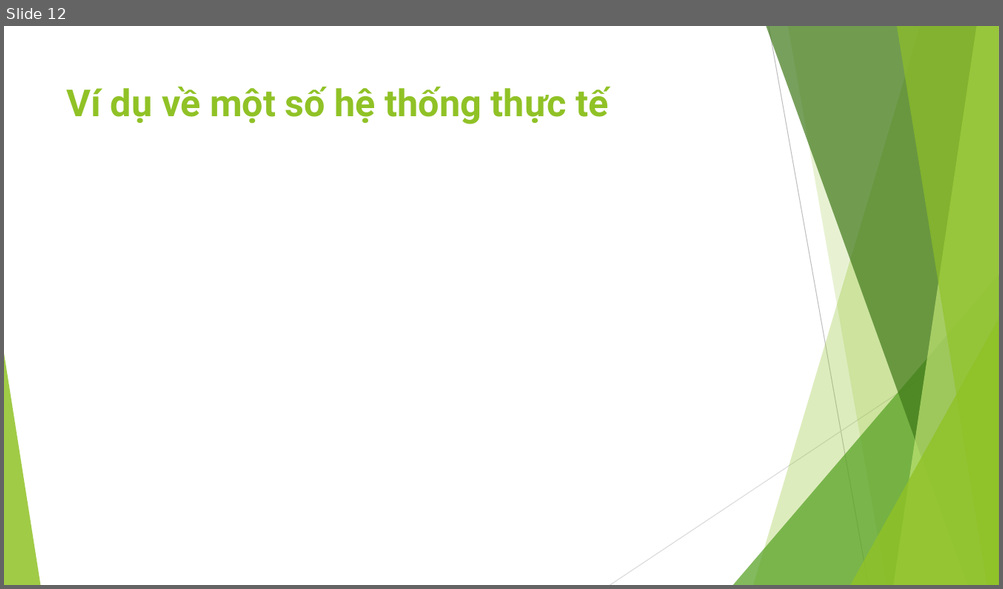
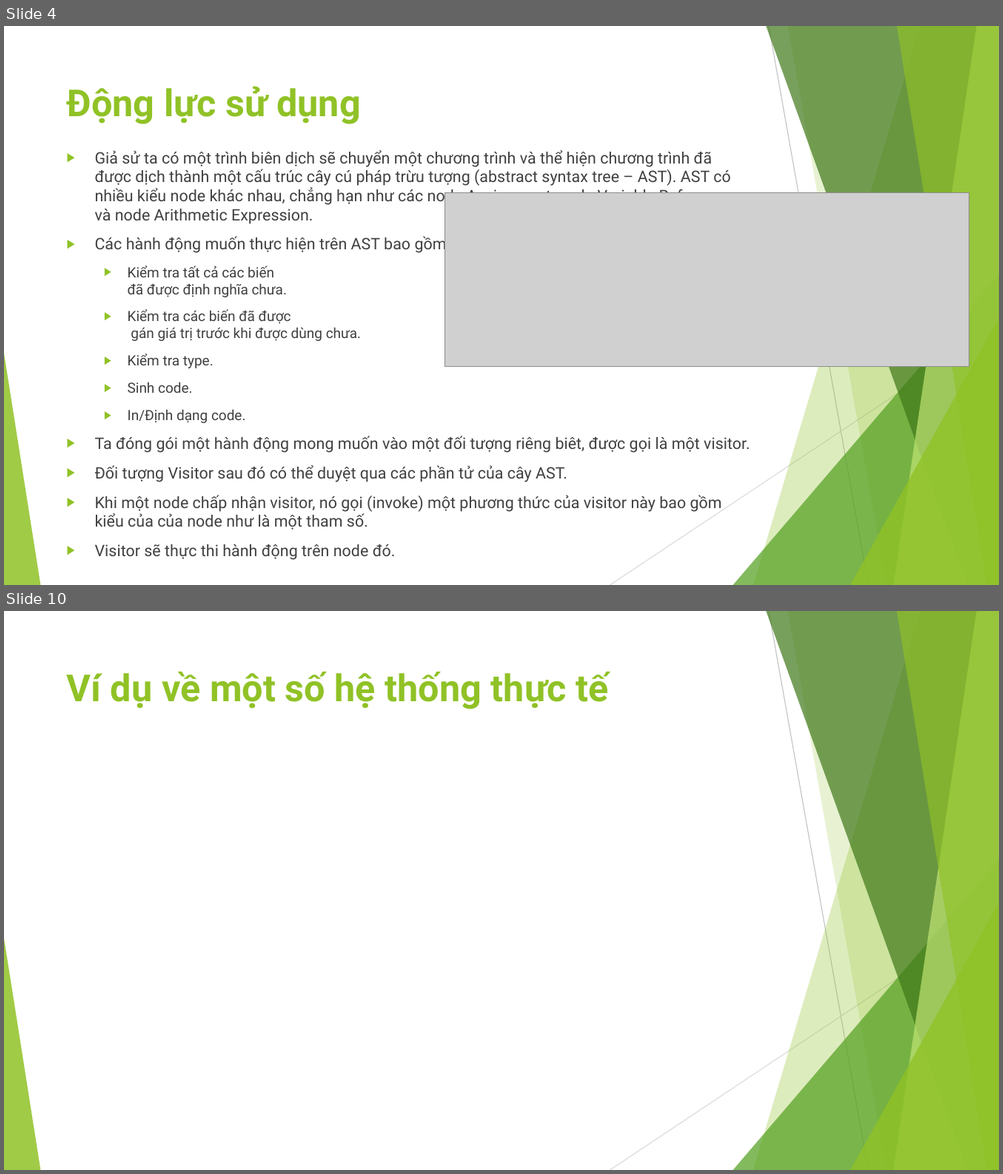
Before and after one commit to ChrisJamison/design_pattern, a slide deck: Báo cáo cuối kỳ/23. Visitor/Slide.pptx. Shown one above the other, each under a label of ours: slide 12 before the commit, slides 4 and 10 after it; the slides between them are not shown. The pictures are 1003x589 and 1003x1174 pixels, drawn with LibreOffice and Linux fonts; fonts in the diff are those of the drawing; grey boxes stand for pictures. Boxes give left, top, right and bottom in pixels: in the first picture for what was removed or moved away, otherwise in the second. Text is boxed around its words. In the diff, an @@ line names an element or a change of style, - is before the commit and + after.

Commit message:
Update Visitor

```diff
--- a/Báo cáo cuối kỳ/23. Visitor/Slide.pptx
+++ b/Báo cáo cuối kỳ/23. Visitor/Slide.pptx
@@ slide 4 added at (x1=4, y1=26, x2=999, y2=585), background #FFFFFF; not listed: 10 template elements that a slide beside it also shows @@
@@ title added at (x1=67, y1=86, x2=361, y2=124), 36 pt, text #90C226, bold @@
+Động lực sử dụng
@@ text added at (x1=95, y1=150, x2=750, y2=530), 15.3 pt, text #404040 @@
+▶ Giả sử ta có một trình biên dịch sẽ chuyển một chương trình và thể hiện chương trình đã được dịch thành một cấu trúc cây cú pháp trừu tượng (abstract syntax tree – AST). AST có nhiều kiểu node khác nhau, chẳng hạn như các node Assignment, node Variable Reference, và node Arithmetic Expression.
+▶ Các hành động muốn thực hiện trên AST bao gồm:
+  ▶ Kiểm tra tất cả các biến
+    đã được định nghĩa chưa.
+  ▶ Kiểm tra các biến đã được
+    gán giá trị trước khi được dùng chưa.
+  ▶ Kiểm tra type.
+  ▶ Sinh code.
+  ▶ In/Định dạng code.
+▶ Ta đóng gói một hành động mong muốn vào một đối tượng riêng biêt, được gọi là một visitor.
+▶ Đối tượng Visitor sau đó có thể duyệt qua các phần tử của cây AST.
+▶ Khi một node chấp nhận visitor, nó gọi (invoke) một phương thức của visitor này bao gồm kiểu của của node như là một tham số.
+▶ Visitor sẽ thực thi hành động trên node đó.
@@ picture added at (x1=445, y1=192, x2=969, y2=367) @@
@@ what was slide 12 is now slide 10 @@
```
Also in this commit, not shown: 7 slides changed, 1 other slide added, 4 slides removed, 3 other files.
